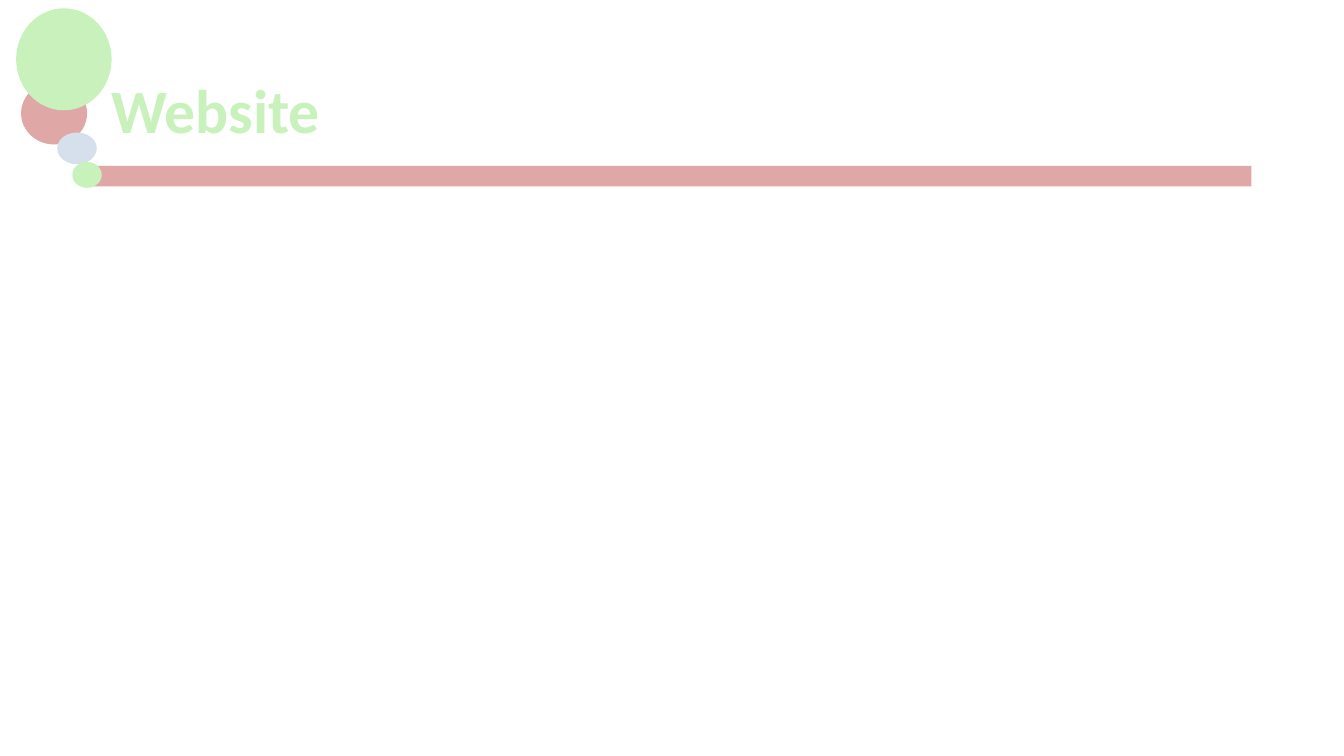
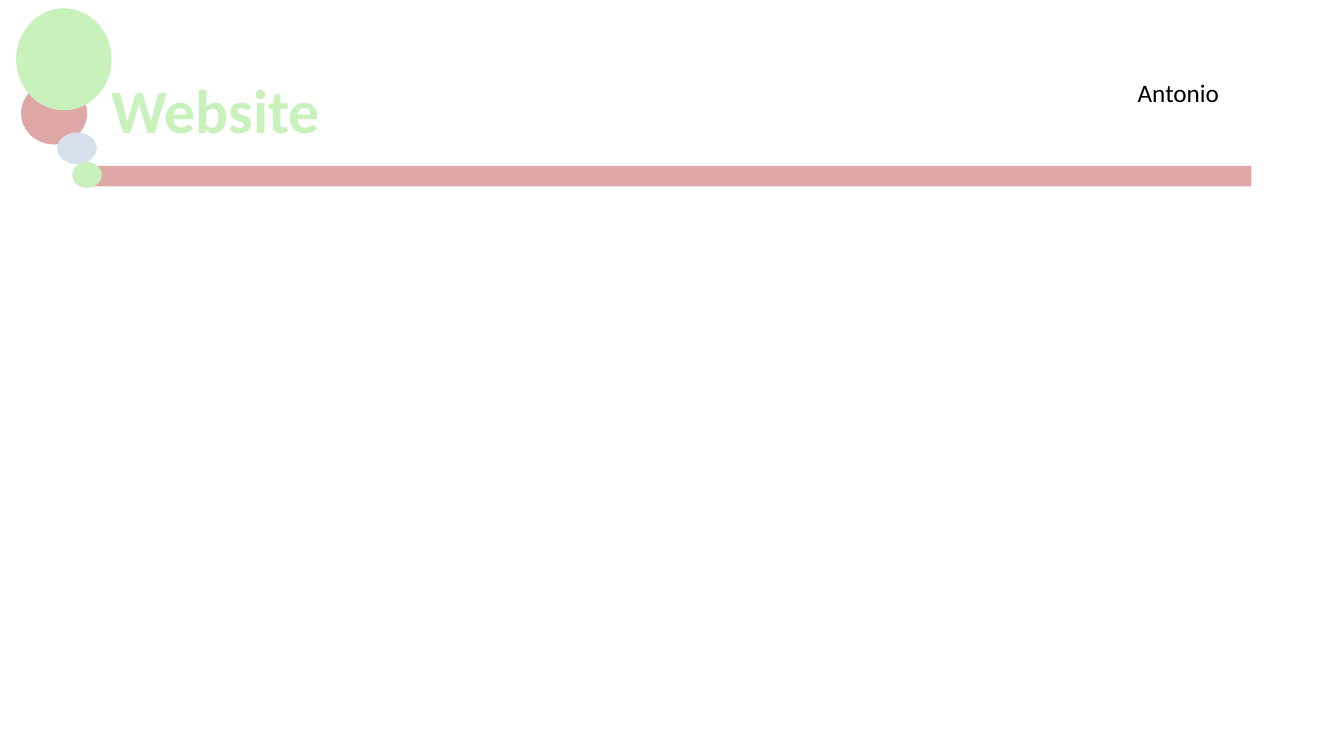
Before and after one commit to jackG97/Project, a slide deck: slide 8 of MCTV Limited.pptx. Drawn at 1344x756 pixels with LibreOffice and Linux fonts; fonts in the diff are those of the drawing; background and template pictures are left out. Boxes give left, top, right and bottom in pixels: in the first picture for what was removed or moved away, otherwise in the second. Text is boxed around its words. In the diff, an @@ line names an element or a change of style, - is before the commit and + after.

```diff
--- a/MCTV Limited.pptx
+++ b/MCTV Limited.pptx
@@ text added at box(1138, 84, 1219, 102), 18 pt, text #000000 @@
+Antonio
```
Also in this commit, not shown: 6 other slides changed, 2 slides added, 2 slides removed, 1 other file.
